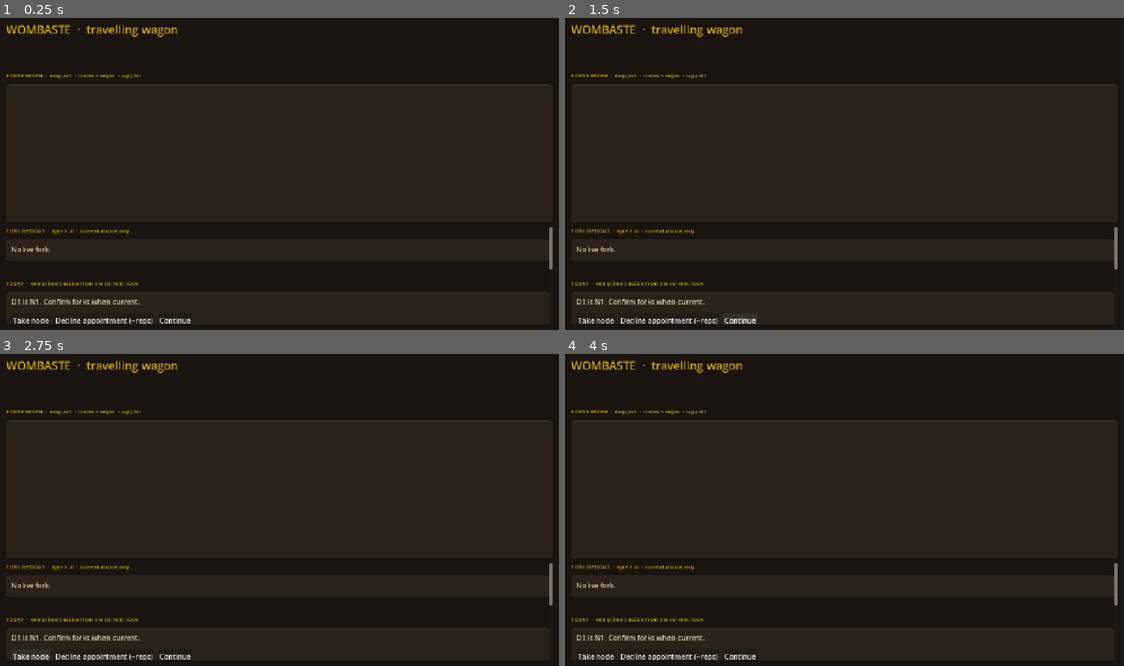
Above: before the commit, frames 1-4 (two rows, left to right).
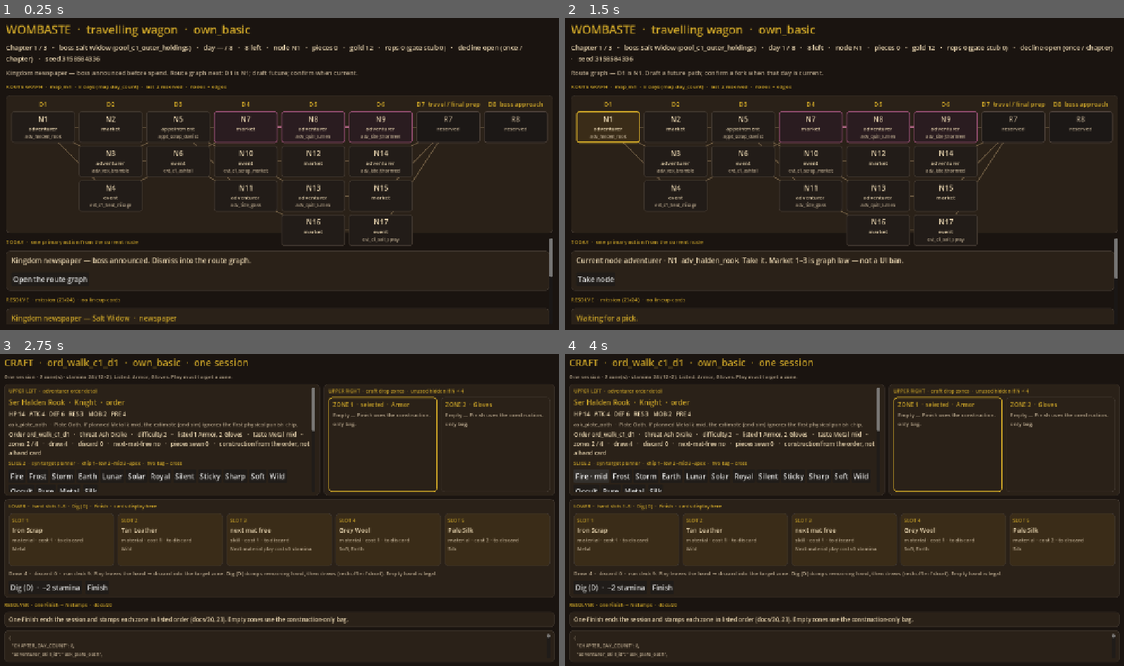
Above: after the commit, the same moments.

Repository: jc-renaisssance/chaos-atelier
Game: Godot game, scene res://src/ui/schedule/schedule_board.tscn
Two runs of this game, one before a commit and one after it. Both use one fixed random seed, a clock stepped at 60 frames per second and the inputs below.
Inputs (mouse positions are in pixels of both pictures, inside the frame that each line leads up to):
- Up to frame 1 (0.25 s): no input
- Up to frame 2 (1.5 s): click "Continue" (after the commit: "Open the route graph") at 0.5 s; click (738, 320) at 1.25 s, where only the run before the commit has a clickable "Continue"
- Up to frame 3 (2.75 s): click "Take node" at 2 s
- Up to frame 4 (4 s): click (581, 475) at 2.75 s, where only the run after the commit has a clickable "Fire"; click (592, 475) at 3.5 s, where only the run after the commit has a clickable "Fire · low"

The runs differ from the first frame. In frame 1, 8.1% of the frame differs, in the area x 1-99%, y 2-99%; in frame 2, 8.1%; in frame 3, 12%; in frame 4, 12%, in the area x 0-100%, y 1-99%.
Error before the commit: Parse Error: Could not parse global class "CraftStaminaSession" from "res://src/data/craft/craft_stamina_session.gd". (res://src/autoload/atelier_session.gd:31)

Commit message:
fix(godot47): dedent CraftStaminaSession @export members
Tab-indented class-body @export for dig_refresh_cost / max_materials /
max_runes / dig_count failed parse (Unexpected Indent) and blocked
AtelierSession load. Align with sibling @export at class-body column 0.

Co-authored-by: jc-renaisssance <jc-renaisssance@users.noreply.github.com>

Diff:
--- a/src/data/craft/craft_stamina_session.gd
+++ b/src/data/craft/craft_stamina_session.gd
@@ -18,10 +18,10 @@
 @export var hand: Array[HandCard] = [] ## mats + runes + skills; no auto-refill
 @export var draw_pile: Array[HandCard] = [] ## run deck remainder this session (docs/27)
 @export var discard_pile: Array[HandCard] = [] ## play + dig dump; reshuffles into draw
-	@export var dig_refresh_cost: int = GameConstants.DIG_REFRESH_COST
-	@export var max_materials: int = GameConstants.DEFAULT_MAX_MATERIALS ## docs/32 staff-raised per-zone bag
-	@export var max_runes: int = GameConstants.DEFAULT_MAX_RUNES
-	@export var dig_count: int = 0
+@export var dig_refresh_cost: int = GameConstants.DIG_REFRESH_COST
+@export var max_materials: int = GameConstants.DEFAULT_MAX_MATERIALS ## docs/32 staff-raised per-zone bag
+@export var max_runes: int = GameConstants.DEFAULT_MAX_RUNES
+@export var dig_count: int = 0
 @export var cards_played: Array[PlayedCard] = []
 @export var early_finish: bool = false
 @export var finish_reason: GameEnums.FinishReason = GameEnums.FinishReason.NONE
